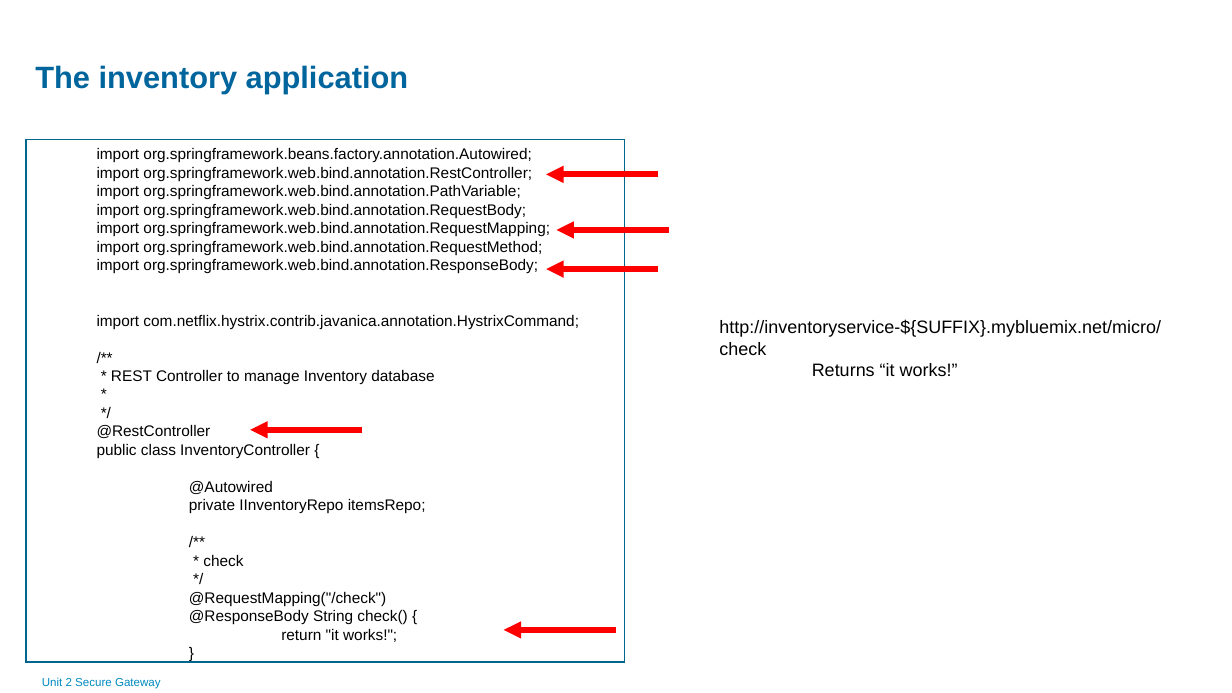
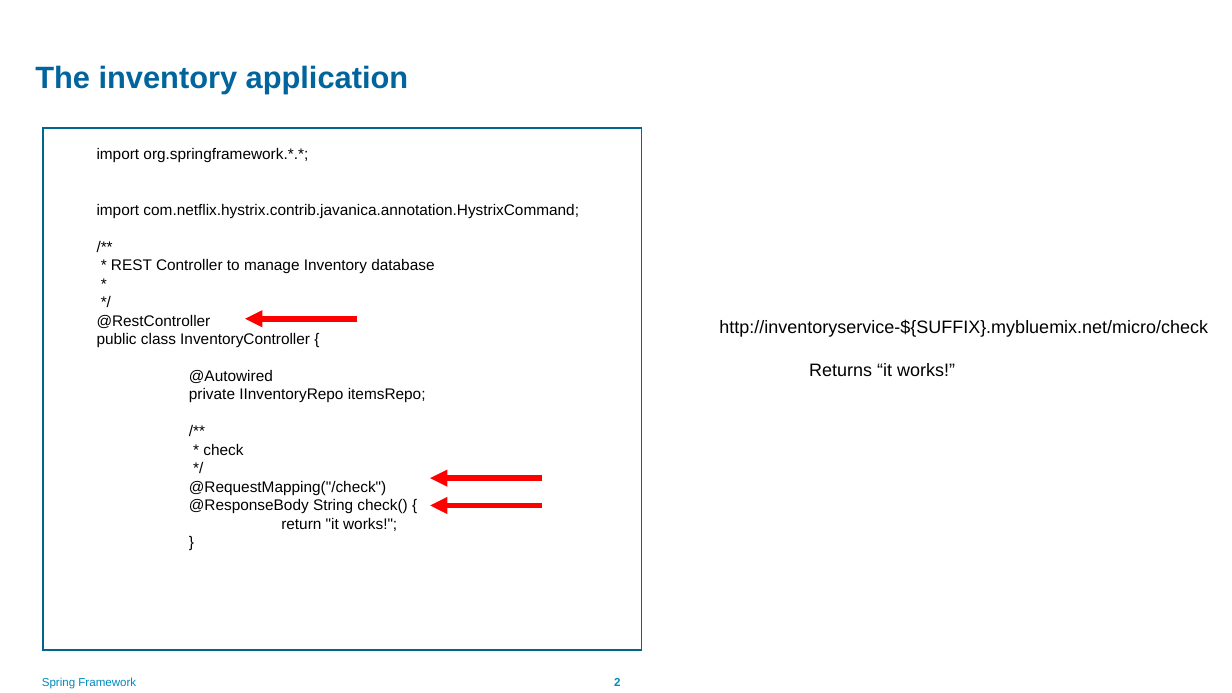
Before and after one commit to pfgeiger/containers, a slide deck: slide 2 of spring/Spring Framework.pptm. Drawn at 1232x693 pixels with LibreOffice and Linux fonts; fonts in the diff are those of the drawing; background and template pictures are left out. Boxes give left, top, right and bottom in pixels: in the first picture for what was removed or moved away, otherwise in the second. Text is boxed around its words. In the diff, an @@ line names an element or a change of style, - is before the commit and + after.

```diff
--- a/spring/Spring Framework.pptm
+++ b/spring/Spring Framework.pptm
@@ rectangle moved from (x1=26, y1=140, x2=625, y2=662) to (x1=43, y1=128, x2=642, y2=650) @@
@@ text at (x1=97, y1=148, x2=308, y2=163): text changed @@
-import org.springframework.beans.factory.annotation.Autowired;
-import org.springframework.web.bind.annotation.RestController;
-import org.springframework.web.bind.annotation.PathVariable;
-import org.springframework.web.bind.annotation.RequestBody;
-import org.springframework.web.bind.annotation.RequestMapping;
-import org.springframework.web.bind.annotation.RequestMethod;
-import org.springframework.web.bind.annotation.ResponseBody;
+import org.springframework.*.*;
@@ arrow removed from (669, 230) to (556, 230) @@
@@ arrow removed from (659, 269) to (546, 269) @@
@@ arrow moved from (362, 430) - (250, 430) to (358, 319) - (245, 319) @@
@@ text "http://inventoryservice-${SUFFIX}.mybluemix.net/micro/check" rewrapped from (x1=719, y1=320, x2=1161, y2=376) to (x1=719, y1=320, x2=1208, y2=376) @@
@@ arrow moved from (616, 630) - (504, 630) to (543, 478) - (431, 478) @@
@@ arrow moved from (659, 175) - (546, 175) to (543, 506) - (431, 506) @@
@@ text at (x1=42, y1=677, x2=136, y2=689): text changed @@
-Unit 2 Secure Gateway
+Spring Framework
@@ page number added at (x1=614, y1=678, x2=620, y2=686), 9 pt, text #008ABF, bold @@
+2
```
Also in this commit, not shown: 1 other slide changed, 4 other files.
